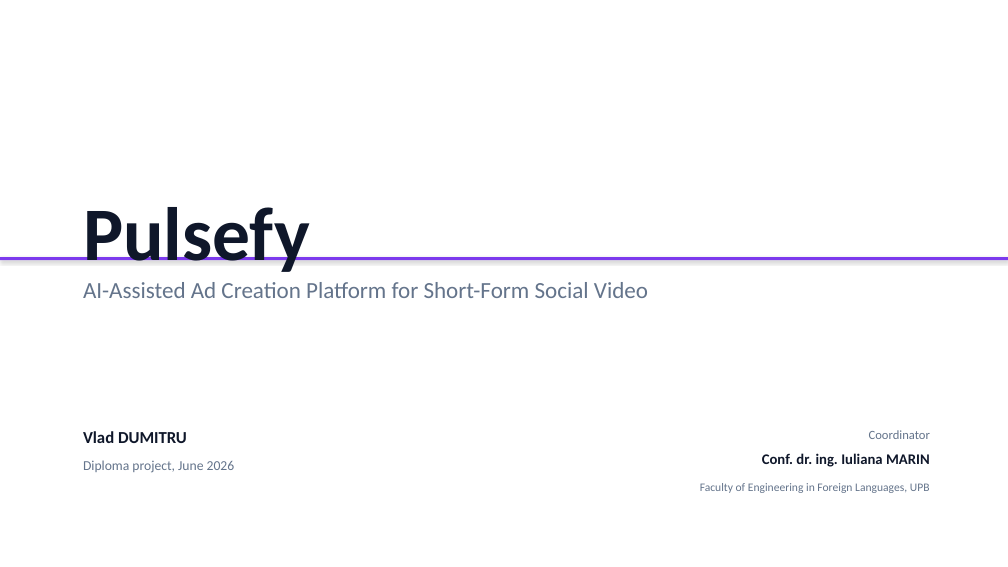
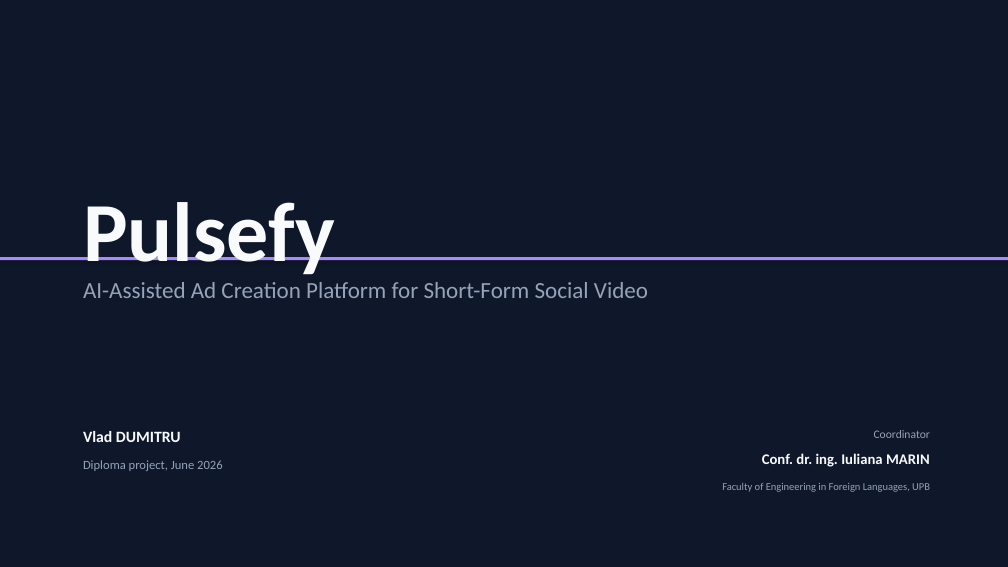
Before and after one commit to kevinvlad03/Pulsefy-Diploma-Project, a slide deck: slide 1 of docs/Pulsefy_Defense_Presentation.pptx. Drawn at 1008x567 pixels with LibreOffice and Linux fonts; fonts in the diff are those of the drawing. Boxes give left, top, right and bottom in pixels: in the first picture for what was removed or moved away, otherwise in the second. Text is boxed around its words. In the diff, an @@ line names an element or a change of style, - is before the commit and + after.

```diff
--- a/docs/Pulsefy_Defense_Presentation.pptx
+++ b/docs/Pulsefy_Defense_Presentation.pptx
@@ background #FFFFFF to #0F172A @@
@@ text "Pulsefy" at (83,202,335,275): size 72 to 80 pt, text colour #0F172A to #F8FAFC @@
@@ rectangle at (0,257,1008,260): fill #7C3AED to #A78BFA @@
@@ text "AI-Assisted Ad Creation Platform for ..." at (83,282,648,298): text colour #64748B to #94A3B8 @@
@@ text "Vlad DUMITRU" at (83,431,181,442): size 16 to 15 pt, text colour #0F172A to #F8FAFC @@
@@ text "Coordinator" at (874,430,930,438): size 12 to 11 pt, text colour #64748B to #94A3B8 @@
@@ text "Conf. dr. ing. Iuliana MARIN" at (762,453,930,467): text colour #0F172A to #F8FAFC @@
@@ text "Diploma project, June 2026" at (83,460,223,471): size 13 to 12 pt, text colour #64748B to #94A3B8 @@
@@ text "Faculty of Engineering in Foreign ..." at (722,483,930,492): size 11 to 10 pt, text colour #64748B to #94A3B8 @@
```
Also in this commit, not shown: 7 other slides changed, 4 slides added, 4 slides removed, 1 other file.
